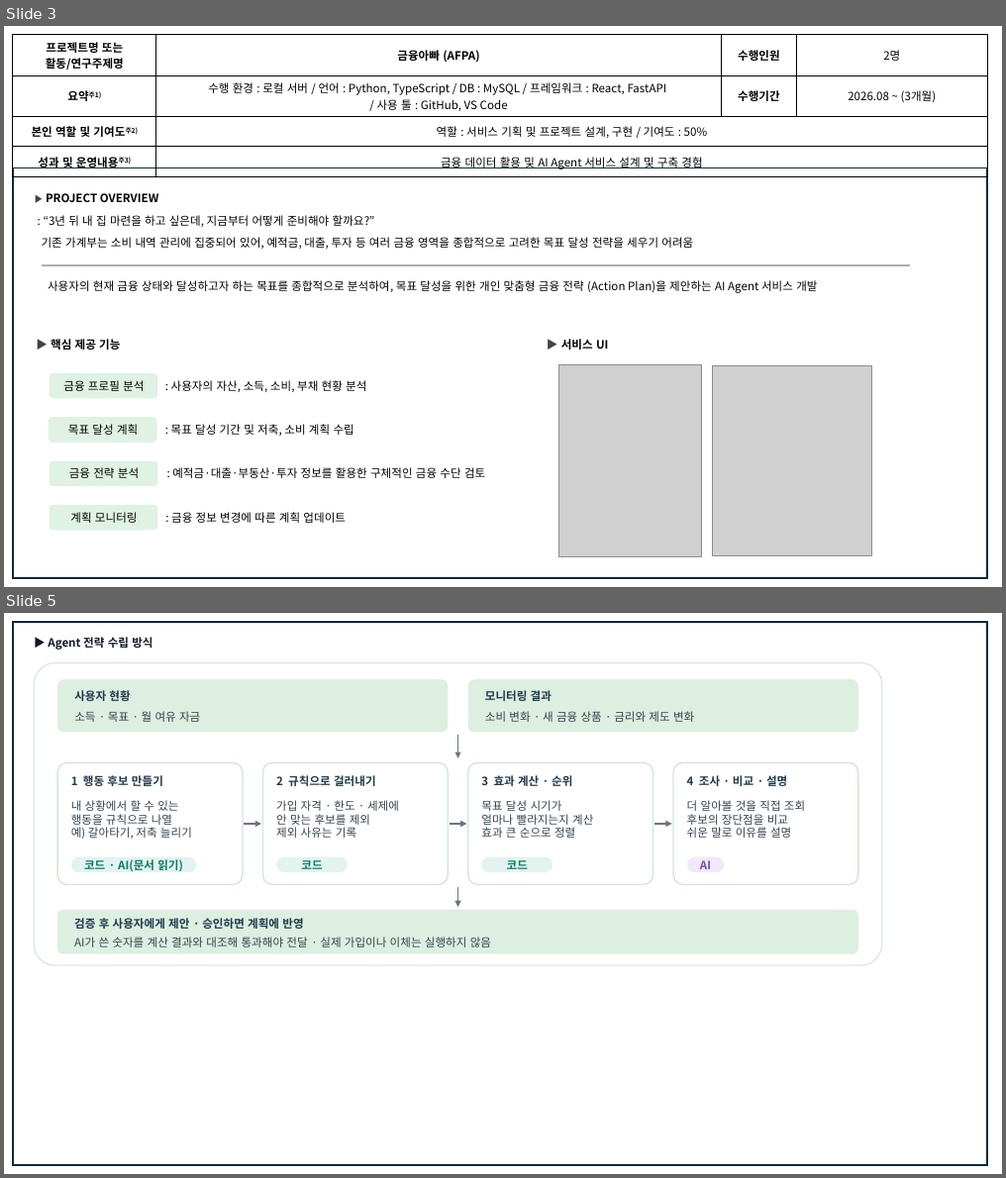
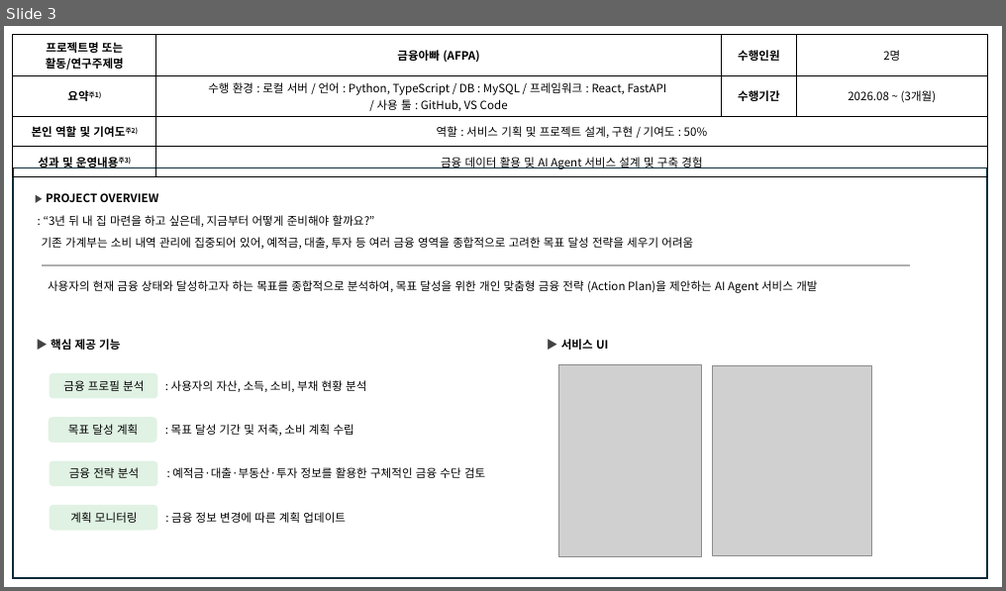
Before and after one commit to KimSungYong97/AFPA, a slide deck: 수험번호_성명_포트폴리오(양식) (1).pptx. Shown one above the other, each under a label of ours: slides 3 and 5 before the commit, slide 3 after it; the slides between them are not shown. The pictures are 1006x1178 and 1006x591 pixels, drawn with LibreOffice and Linux fonts; fonts in the diff are those of the drawing; grey boxes stand for pictures. Boxes give left, top, right and bottom in pixels: in the first picture for what was removed or moved away, otherwise in the second. Text is boxed around its words. In the diff, an @@ line names an element or a change of style, - is before the commit and + after.

```diff
--- a/수험번호_성명_포트폴리오(양식) (1).pptx
+++ b/수험번호_성명_포트폴리오(양식) (1).pptx
@@ slide 5 removed at (4,613,1002,1174), background #FFFFFF @@
@@ rectangle removed at (13,622,988,1165) @@
@@ text removed at (48,637,152,650) @@
-▶ Agent 전략 수립 방식
@@ group removed at (34,663,882,965): 18 texts, 12 rounded rectangles, 5 arrows @@
-사용자 현황
-소득 · 목표 · 월 여유 자금
-모니터링 결과
-소비 변화 · 새 금융 상품 · 금리와 제도 변화
-1 행동 후보 만들기
-내 상황에서 할 수 있는
-행동을 규칙으로 나열
-예) 갈아타기, 저축 늘리기
-코드 · AI(문서 읽기)
-2 규칙으로 걸러내기
-가입 자격 · 한도 · 세제에
-안 맞는 후보를 제외
-제외 사유는 기록
-코드
-3 효과 계산 · 순위
-목표 달성 시기가
-얼마나 빨라지는지 계산
-효과 큰 순으로 정렬
-코드
-4 조사 · 비교 · 설명
-더 알아볼 것을 직접 조회
-후보의 장단점을 비교
-쉬운 말로 이유를 설명
-AI
-검증 후 사용자에게 제안 · 승인하면 계획에 반영
-AI가 쓴 숫자를 계산 결과와 대조해 통과해야 전달 · 실제 가입이나 이체는 실행하지 않음
```
Also in this commit, not shown: 2 slides changed.
